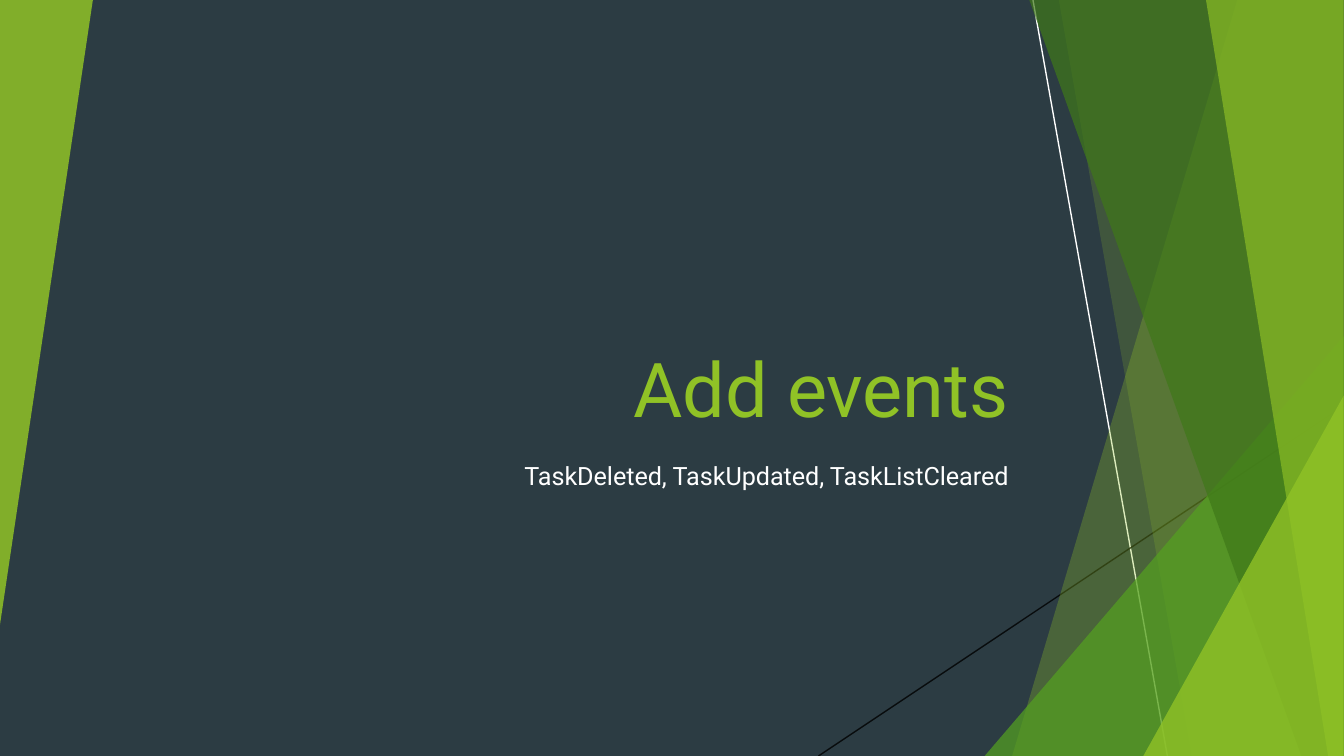
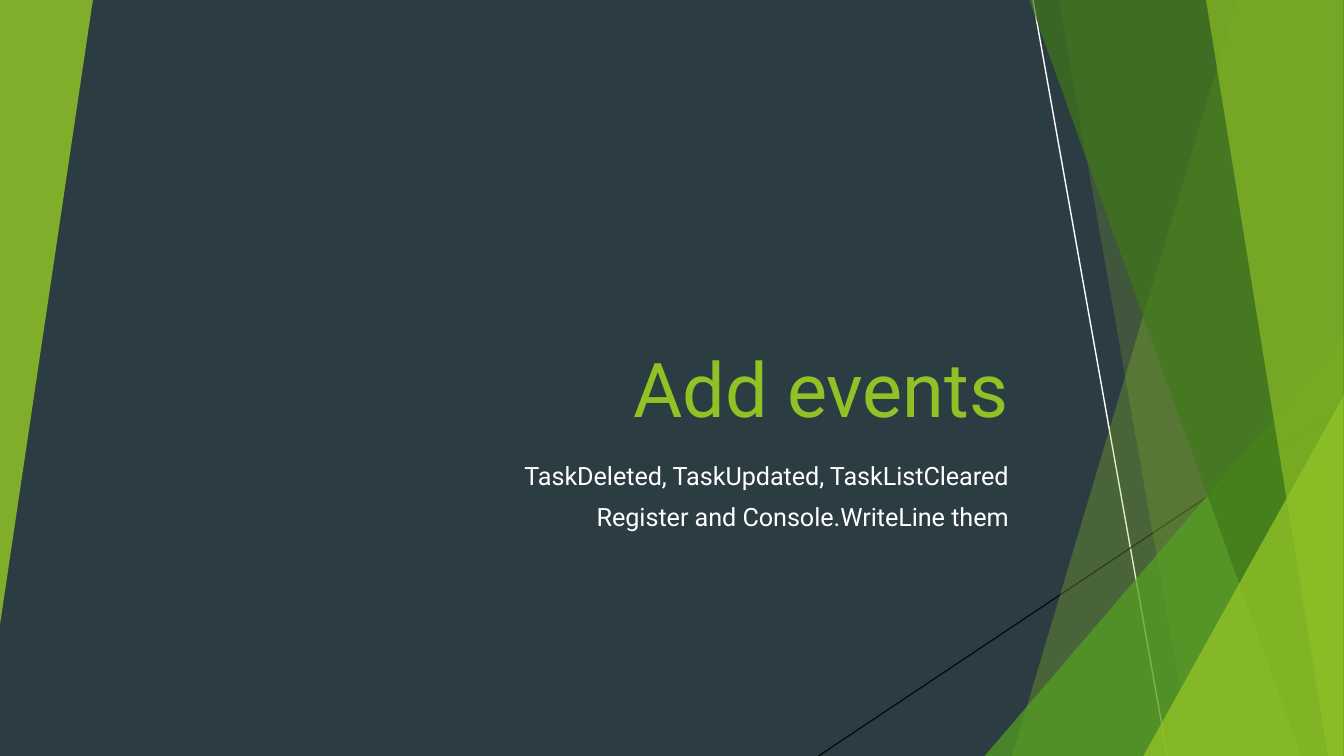
Before and after one commit to javitolin/CSharpWorkshopTodoList, a slide deck: slide 8 of Slides/4. Day 3 - Events, Async, Parallelism.pptx. Drawn at 1344x756 pixels with LibreOffice and Linux fonts; fonts in the diff are those of the drawing. Boxes give left, top, right and bottom in pixels: in the first picture for what was removed or moved away, otherwise in the second. Text is boxed around its words. In the diff, an @@ line names an element or a change of style, - is before the commit and + after.

```diff
--- a/Slides/4. Day 3 - Events, Async, Parallelism.pptx
+++ b/Slides/4. Day 3 - Events, Async, Parallelism.pptx
@@ subtitle at (597, 507, 1008, 532): paragraph added @@
+Register and Console.WriteLine them
```
Also in this commit, not shown: 1 slide added, 13 other files.
